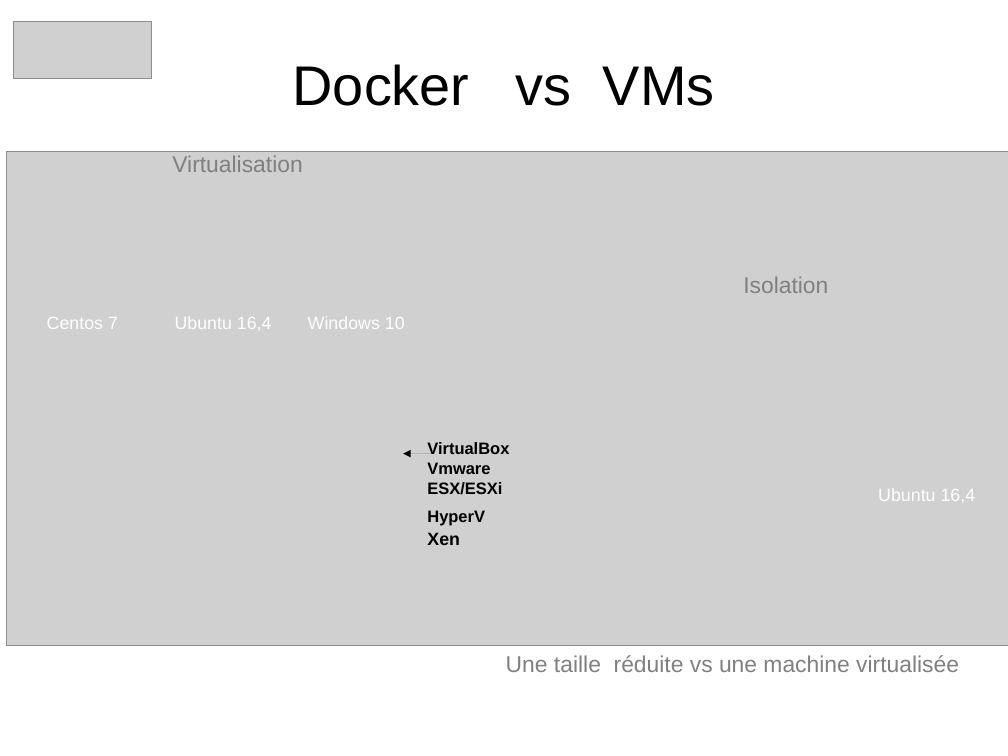
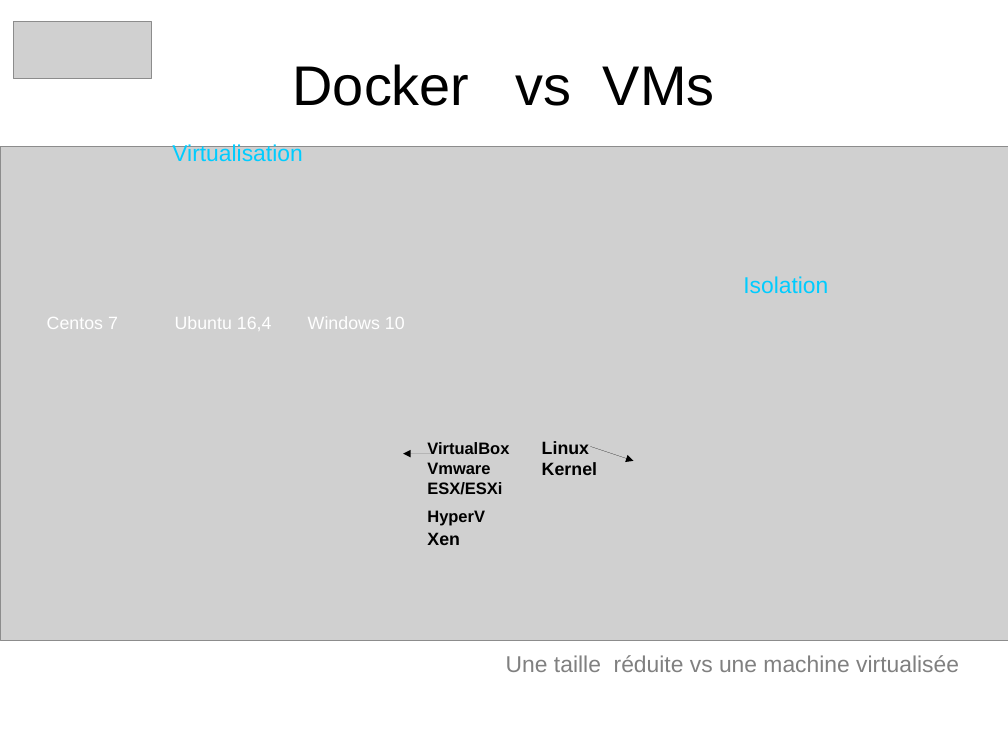
Before and after one commit to heylve/current, a slide deck: slide 2 of Rencontre_devs/docker_dev_conf_20_11_2017.odp. Drawn at 1008x756 pixels with LibreOffice and Linux fonts; fonts in the diff are those of the drawing; grey boxes stand for pictures. Boxes give left, top, right and bottom in pixels: in the first picture for what was removed or moved away, otherwise in the second. Text is boxed around its words. In the diff, an @@ line names an element or a change of style, - is before the commit and + after.

Commit message:
docker pres ..

```diff
--- a/Rencontre_devs/docker_dev_conf_20_11_2017.odp
+++ b/Rencontre_devs/docker_dev_conf_20_11_2017.odp
@@ picture: place and size @@
-picture at (6, 151, 1008, 645)
+picture at (0, 147, 1008, 641)
@@ text "Virtualisation" at (172, 143, 302, 162): text colour #808080 to #00CCFF @@
@@ text "Virtualisation": place and size @@
-text "Virtualisation" at (172, 155, 302, 172)
+text "Virtualisation" at (172, 143, 302, 162)
@@ text "Isolation" at (743, 276, 828, 294): text colour #808080 to #00CCFF @@
@@ text added at (542, 441, 597, 475), 14 pt, text #000000, bold @@
+Linux Kernel
@@ arrow added from (591, 446) to (634, 461), #000000 0 pt @@
@@ text removed at (878, 489, 976, 501) @@
-Ubuntu 16,4
```
Also in this commit, not shown: 3 other slides changed, 9 slides added, 1 slide removed.
